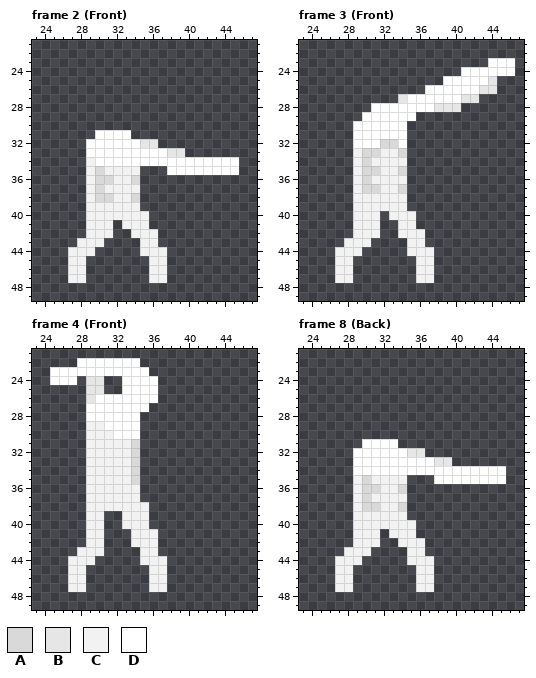
File history of a pixel-art file, Assets/Art/Characters/Player/Sword_Attack/Player_Sword_Attack_Right.aseprite. Above, as it was before the edit.
64x64 pixels, 12 frames. Shown: frame 2 (Front): x 23..47, y 21..49; frame 3 (Front): x 23..47, y 21..49; frame 4 (Front): x 23..47, y 21..49; frame 8 (Back): x 23..47, y 21..49. The commit also changed other frames, which this record leaves out.
Visible layers, top first: "Skin/Left Arm", "Skin/Right Arm", "Skin/Chest", "Skin/Left Leg", "Skin/Right Leg".
Palette (. is transparent): A #d9d9d9  B #e6e6e6  C #f2f2f2  D #ffffff
Pixels before, frame 2 (Front), first column x 27:
31 ...DDDD............
32 ..DDDDDDBB.........
33 ..DDDDDDDDDBB......
34 ..CDDDDDDDDDDDDDDDD
35 ..CACCCC...DDDDDDDD
36 ..CAACCA...........
37 ..CACCCC...........
38 ..CAACCA...........
39 ..CCCCCC...........
40 ..CCCCCCC..........
41 ..CCC.CCC..........
42 ..CCC..CCC.........
43 .CCC....CC.........
44 CCC.....CCC........
45 CC.......CC........
46 CC.......CC........
47 CC.......CC........
Pixels before, frame 3 (Front), first column x 27:
23 .................DDD
24 ..............DDDDDD
25 ............DDDDDB..
26 ..........DDDDDDBB..
27 .......BDDDDDDBB....
28 ....DDDDDDDBBB......
29 ...DDDDDD...........
30 ..DDDDDD............
31 ..DDDDDD............
32 ..DDDAAD............
33 ..CAACCA............
34 ..CACCCC............
35 ..CAACCA............
36 ..CACCCC............
37 ..CAACCA............
38 ..CCCCCC............
39 ..CCCCCC............
40 ..CCC.CCC...........
41 ..CCC..CC...........
42 ..CCC..CCC..........
43 .CCC....CC..........
44 CCC.....CCC.........
45 CC.......CC.........
46 CC.......CC.........
47 CC.......CC.........
Pixels before, frame 4 (Front), first column x 25:
22 ...DDDDDDD...
23 DDDDDDDDDDD..
24 DDD.BB..DDDD.
25 ....BB..DDDD.
26 ....BDDDDDDD.
27 ....DDDDDDD..
28 ....DDDDDD...
29 ....CCDDDD...
30 ....CCCDDD...
31 ....CCCCCA...
32 ....CCCCCA...
33 ....CCCCCA...
34 ....CCCCCA...
35 ....CCCCCA...
36 ....CCCCCC...
37 ....CCCCCC...
38 ....CCCCCCC..
39 ....CC..CCC..
40 ....CC..CCC..
41 ....CC...CCC.
42 ....CC...CCC.
43 ...CCC....CC.
44 ..CCC.....CCC
45 ..CC.......CC
46 ..CC.......CC
47 ..CC.......CC
Pixels before, frame 8 (Back), first column x 27:
31 ...DDDD............
32 ..DDDDDDBB.........
33 ..DDDDDDDDDBB......
34 ..DDDDDDDDDDDDDDDDD
35 ..CACCCC...DDDDDDDD
36 ..CAACCA...........
37 ..CACCCC...........
38 ..CAACCA...........
39 ..CCCCCC...........
40 ..CCCCCCC..........
41 ..CCC.CCC..........
42 ..CCC..CCC.........
43 .CCC....CC.........
44 CCC.....CCC........
45 CC.......CC........
46 CC.......CC........
47 CC.......CC........
Now the later version:
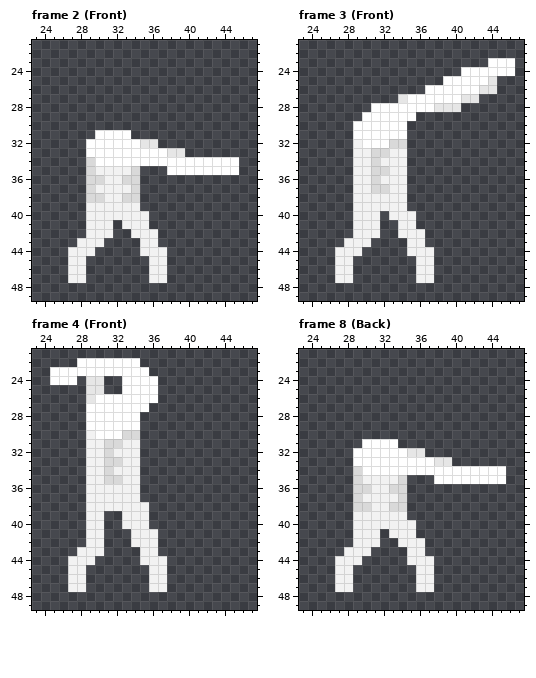
The commit says: Sword Attack Equipment Front Anims
The edit:
Frame 2 (Front), layer "Skin/Chest":
Colour A replaces colour C in row 34 at x 29; in row 35 at x 29 and 34; in row 36 at x 29 and 33; in row 37 at x 29 and 34; in row 38 at x 29 and 33.
Colour C replaces colour A in row 35 at x 30; in row 36 at x 31; in row 37 at x 30; in row 38 at x 31.
Frame 3 (Front), layer "Skin/Chest":
Colour A replaces colour C in row 33 at x 32; in row 34 at x 31; in row 35 at x 32; in row 36 at x 31; in row 37 at x 32.
Colour A replaces colour D in row 32 at x 34.
Colour C replaces colour A in row 33 at x 30 and 34; in row 34 at x 30; in row 35 at x 30 and 34; in row 36 at x 30; in row 37 at x 30 and 34.
Colour C replaces colour D in row 32 at x 29.
Colour D replaces colour A in row 32 at x 32.
Frame 4 (Front), layer "Skin/Chest":
Colour A replaces colour C in row 31 at x 31 to 32; in row 32 at x 31; in row 33 at x 31 to 32; in row 34 at x 31; in row 35 at x 31 to 32.
Colour A replaces colour D in row 30 at x 33 to 34.
Colour C replaces colour A in rows 31 to 35 at x 34.
Colour D replaces colour C in row 29 at x 29 to 30; in row 30 at x 30 to 31.
Frame 8 (Back), layer "Skin/Chest":
Colour A replaces colour C in row 35 at x 29 and 34; in row 36 at x 29 and 33; in row 37 at x 29 and 34; in row 38 at x 29 and 33.
Colour A replaces colour D in row 34 at x 29.
Colour C replaces colour A in row 35 at x 30; in row 36 at x 31; in row 37 at x 30; in row 38 at x 31.
Where, in picture pixels (left, top, right, bottom), the same in both pictures:
changed: (86, 157, 140, 202)
changed: (353, 139, 407, 193)
changed: (86, 421, 140, 484)
changed: (353, 466, 407, 511)
